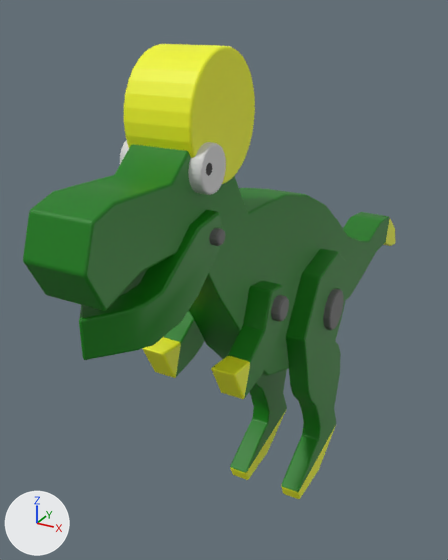
A saved change to the FBX model Assets/Models/tyranosaur.fbx.
Before and after are seen from a 50 mm camera at (2.12, -4.9, 4.71) aimed at (-0.63, 0.1, 2.2). Arrows for +X, +Y and +Z are at lower left; the lights stay in place. Where no turn or scale is listed for an object, it has been applied to the vertices.

The older version as bpy lines, for what is in view:
```python
me_plane_009 = bpy.data.meshes.new('Plane.009')
me_plane_009.from_pydata(...)  # 738 vertices, 677 faces; spans x -0.3..0.3, y -3.21..3.37, z -0.55..2.5
me_plane_009.materials.append(mat_colorgriditems)
me_plane_015 = bpy.data.meshes.new('Plane.015')
me_plane_015.from_pydata(...)  # 336 vertices, 300 faces; spans x -0.361..0.361, y -0.945..0.149, z -0.512..0.148
me_plane_015.materials.append(mat_colorgriditems)
me_plane_016 = bpy.data.meshes.new('Plane.016')
me_plane_016.from_pydata(...)  # 344 vertices, 312 faces; spans x -0.47..0.47, y -0.682..0.152, z -0.533..0.174
me_plane_016.materials.append(mat_colorgriditems)
ob_woodentoytyranosaur = bpy.data.objects.new('WoodenToyTyranosaur', me_plane_009)
ob_woodentoytyranosaur.location = (0.0, 0.4, 2.0)
ob_woodentoytyranosaurlegs_001 = bpy.data.objects.new('WoodenToyTyranosaurLegs.001', me_plane_016)
ob_woodentoytyranosaurlegs_001.location = (0.0, -0.93, 2.59)
ob_woodentoytyranosaurmouth = bpy.data.objects.new('WoodenToyTyranosaurMouth', me_plane_015)
ob_woodentoytyranosaurmouth.location = (-0.01, -1.71, 3.4)
# also in view: 'WoodenToyTyranosaurLegs' at (0.0, 0.33, 1.28)
```
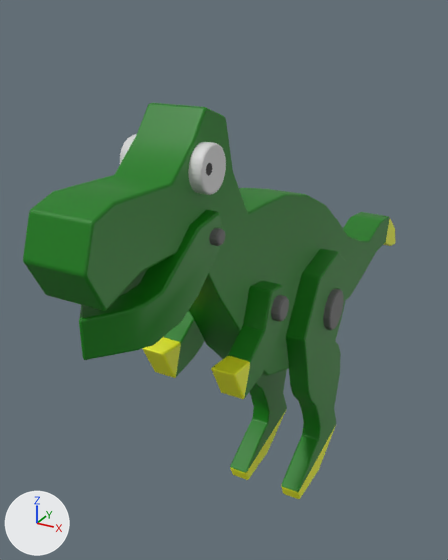
Location of each change, (x1, y1, x2, y2) in pixels of the pictures (448 x 560 px):
'WoodenToyTyranosaur', reshaped (18% shorter): before (23, 44, 396, 376); after (23, 103, 396, 376)
part 1 of me_plane_009, deleted (yellow): before (124, 44, 255, 184)

What changed in the scene script:
```text
Change me_plane_009:
    where me_plane_009.from_pydata(...)  # 738 vertices, 677 faces; spans x -0.3..0.3, y -3.21..3.37, z -0.55..2.5
    used by ob_woodentoytyranosaur; location = (0.0, 0.4, 2.0)
    me_plane_009 part 1: the loose piece of 192 vertices spanning x -0.24..0.24, y -2.27..-1.44, z 1.66..2.5 is deleted
```
